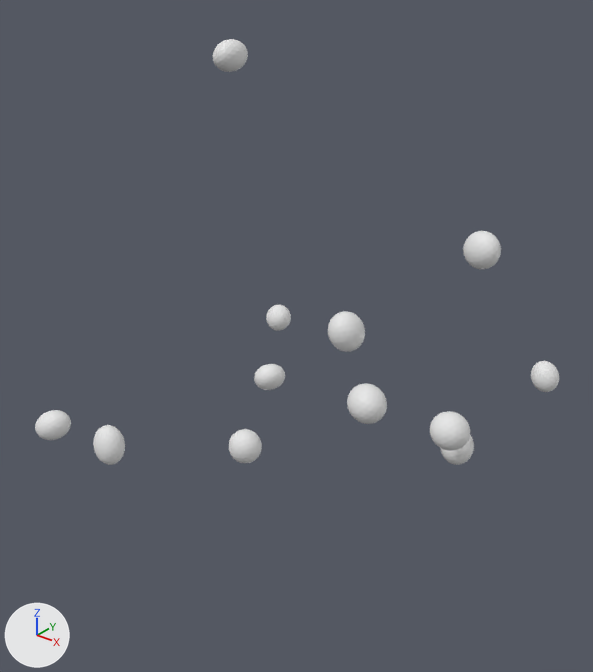
A saved change to the OBJ model data/radials/radial_13/radial.obj.
Camera for both pictures: a 50 mm camera at (1.26, -1.817, 1.024) aimed at (-0.111, -0.103, -0.039). The lights are fixed; the arrows at lower left show +X, +Y and +Z. The picture after the commit comes second. Where no turn or scale is listed for an object, it has been applied to the vertices.

Names of what the first picture shows: 'radial'.
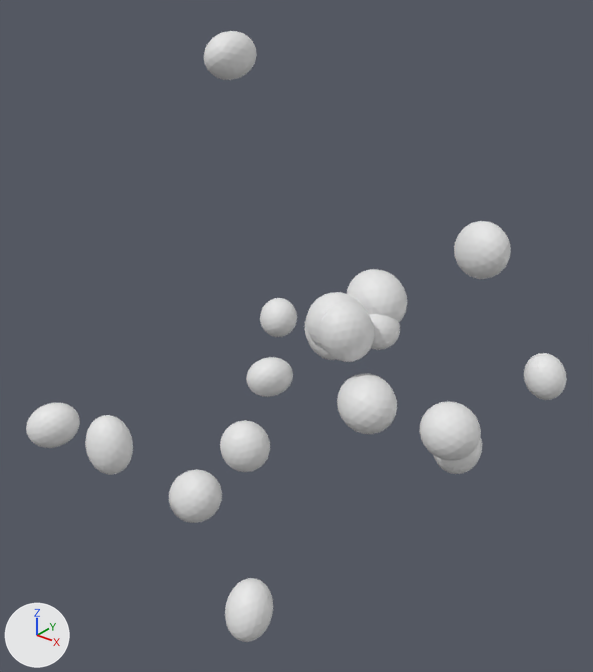
Boxes [x1, y1, x2, y2] around the edits, measured in the pictures (593 x 672 px; the box of a moved part takes in the faces that stretch with it):
'radial', reshaped (43% taller): before [35, 39, 559, 465]; after [26, 31, 567, 642]
part 1 of me_radial, moved or reshaped: before [347, 383, 387, 424]; after [337, 373, 397, 434]
part 2 of me_radial, moved or reshaped: before [93, 425, 125, 465]; after [85, 415, 133, 475]
part 3 of me_radial, moved or reshaped: before [463, 231, 501, 269]; after [454, 221, 511, 279]
part 4 of me_radial, moved or reshaped: before [35, 410, 71, 440]; after [26, 402, 80, 448]
part 5 of me_radial, moved or reshaped: before [266, 305, 291, 331]; after [260, 298, 297, 337]
part 6 of me_radial, moved or reshaped: before [328, 311, 365, 352]; after [319, 302, 375, 362]
part 7 of me_radial, moved or reshaped: before [254, 364, 285, 390]; after [246, 357, 293, 397]
part 8 of me_radial, moved or reshaped: before [229, 429, 262, 464]; after [220, 420, 270, 472]
part 9 of me_radial, moved or reshaped: before [531, 361, 559, 392]; after [524, 353, 567, 400]
part 10 of me_radial, moved or reshaped: before [441, 435, 474, 465]; after [434, 436, 482, 474]
part 11 of me_radial, moved or reshaped: before [430, 411, 471, 451]; after [419, 402, 481, 461]
part 12 of me_radial, moved or reshaped: before [213, 39, 248, 72]; after [204, 31, 257, 80]
part 13 of me_radial, added: after [306, 292, 363, 350]
part 14 of me_radial, added: after [225, 578, 273, 642]
part 15 of me_radial, added (mostly hidden): after [305, 316, 335, 360]
part 16 of me_radial, added: after [347, 269, 407, 322]
part 17 of me_radial, added: after [169, 469, 222, 523]
part 18 of me_radial, added: after [369, 314, 400, 350]

Patch to the scene script:
```diff
--- a/data/radials/radial_13/radial.obj.py
+++ b/data/radials/radial_13/radial.obj.py
@@ me_radial @@
-me_radial.from_pydata(...)  # 1944 vertices, 3840 faces; spans x -0.717..0.485, y -0.735..0.557, z -0.394..0.741
+me_radial.from_pydata(...)  # 3240 vertices, 6400 faces; spans x -0.743..0.51, y -0.757..0.579, z -0.784..0.765
+# me_radial part 1: the loose piece of 162 vertices spanning x 0.057..0.184, y -0.123..-0.004, z -0.262..-0.145 is scaled about its middle by 1.5
+# me_radial part 2: the loose piece of 162 vertices spanning x -0.371..-0.279, y -0.695..-0.616, z -0.28..-0.171 is scaled about its middle by 1.5
+# me_radial part 3: the loose piece of 162 vertices spanning x 0.387..0.485, y -0.112..-0.031, z 0.298..0.392 is scaled about its middle by 1.5
+# me_radial part 4: the loose piece of 162 vertices spanning x -0.575..-0.481, y -0.735..-0.644, z -0.269..-0.181 is scaled about its middle by 1.5
+# me_radial part 5: the loose piece of 162 vertices spanning x -0.717..-0.612, y 0.425..0.523, z -0.394..-0.291 is scaled about its middle by 1.5
+# me_radial part 6: the loose piece of 162 vertices spanning x -0.026..0.079, y -0.101..0.014, z -0.066..0.056 is scaled about its middle by 1.5
+# me_radial part 7: the loose piece of 162 vertices spanning x -0.197..-0.109, y -0.225..-0.132, z -0.201..-0.116 is scaled about its middle by 1.5
+# me_radial part 8: the loose piece of 162 vertices spanning x -0.188..-0.087, y -0.36..-0.266, z -0.381..-0.277 is scaled about its middle by 1.5
+# me_radial part 9: the loose piece of 162 vertices spanning x 0.379..0.471, y 0.471..0.557, z -0.304..-0.206 is scaled about its middle by 1.5
+# me_radial part 10: the loose piece of 162 vertices spanning x 0.303..0.392, y 0.029..0.145, z -0.39..-0.281 is scaled about its middle by 1.5
+# me_radial part 11: the loose piece of 162 vertices spanning x 0.329..0.44, y -0.1..0.01, z -0.256..-0.148 is scaled about its middle by 1.5
+# me_radial part 12: the loose piece of 162 vertices spanning x -0.63..-0.529, y 0.092..0.212, z 0.644..0.741 is scaled about its middle by 1.5
+# me_radial part 13: the loose piece of 162 vertices spanning x -0.026..0.079, y -0.101..0.014, z -0.066..0.056 is copied, and the copy is multiplied about its middle by the matrix ((0.345, 0.269, 1.411), (0.81, -1.234, 0.11), (1.447, 0.7, -0.271)), then moved by (-0.047, 0.014, 0.011); it spans x -0.107..0.067, y -0.113..0.055, z -0.084..0.095
+# me_radial part 14: the loose piece of 162 vertices spanning x -0.188..-0.087, y -0.36..-0.266, z -0.381..-0.277 is copied, and the copy is multiplied about its middle by the matrix ((0.587, 0.898, 0.93), (-1.144, 0.959, -0.239), (-1.103, -0.58, 1.099)), then moved by (0.185, -0.205, -0.371); it spans x -0.024..0.118, y -0.592..-0.443, z -0.784..-0.617
+# me_radial part 15: the loose piece of 162 vertices spanning x -0.197..-0.109, y -0.225..-0.132, z -0.201..-0.116 is copied, and the copy is multiplied about its middle by the matrix ((0.284, -1.618, 0.418), (-1.351, 0.127, 0.941), (-1.024, -0.182, -1.448)), then moved by (0.023, 0.259, 0.058); it spans x -0.21..-0.05, y 0.014..0.146, z -0.184..-0.017
+# me_radial part 16: the loose piece of 162 vertices spanning x -0.026..0.079, y -0.101..0.014, z -0.066..0.056 is copied, and the copy is multiplied about its middle by the matrix ((0.283, 1.367, -0.852), (-0.697, 0.838, 1.185), (1.561, 0.172, 0.739)), then moved by (-0.026, 0.193, 0.028); it spans x -0.099..0.101, y 0.059..0.241, z -0.069..0.114
+# me_radial part 17: the loose piece of 162 vertices spanning x -0.188..-0.087, y -0.36..-0.266, z -0.381..-0.277 is copied, and the copy is multiplied about its middle by the matrix ((-1.493, 0.12, -0.946), (0.29, 1.617, -0.293), (0.738, -0.393, -1.51)), then moved by (-0.203, -0.024, -0.262); it spans x -0.432..-0.249, y -0.416..-0.258, z -0.679..-0.503
+# me_radial part 18: the loose piece of 162 vertices spanning x -0.026..0.079, y -0.101..0.014, z -0.066..0.056 is copied, and the copy is multiplied about its middle by the matrix ((-0.808, -0.443, 0.565), (-0.274, 1.097, 0.521), (-0.77, 0.154, -0.776)), then moved by (0.023, 0.135, -0.034); it spans x -0.014..0.112, y 0.022..0.162, z -0.101..0.023
+# other edits to the shape of me_radial do not show in these pictures
```
